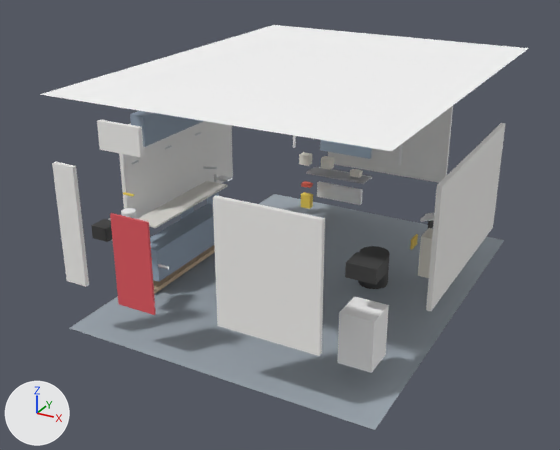
An edit to the Blender file blend/40aec5fffa.blend, drawn before and after from the same camera.
One viewpoint serves both versions: a 50 mm camera at (5.56, -5.32, 4.45) aimed at (1.56, 1.95, 0.82). Every picture has the same lights, and +X, +Y and +Z are marked at lower left. The older version comes first.

The first picture shows 'Ceiling', 'CounterBase', 'Door', 'Floor', 'FridgeCab', 'MicroOnTop', 'Pitcher', 'Trash', 'UpperCab', 'WallE', 'WallN', 'WallS_L', 'WallS_R', 'WallW', 'Window' and 18 more.
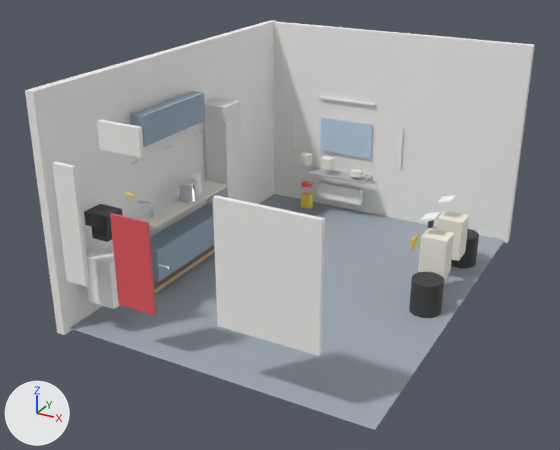
Commit message: Refine Blender scenes

Where the newer file only moved an object's origin or applied its transform, the numbers keep the older frame.

Location of each change, (x1, y1, x2, y2) in pixels of the pictures (560 x 450 px):
'WallN', rescaled: before (328, 106, 453, 183); after (274, 22, 535, 243)
'Ceiling', hidden: before (40, 25, 529, 151)
'WallW', rescaled: before (119, 121, 233, 219); after (25, 20, 276, 335)
'WallE', hidden: before (426, 123, 506, 311)
'FridgeCab', moved: before (337, 296, 389, 373); after (86, 244, 119, 309)
'Cube', added: after (204, 98, 243, 204)
'Trash', moved: before (358, 246, 390, 289); after (409, 272, 444, 318)
'MicroOnTop', moved: before (345, 252, 387, 285); after (84, 204, 123, 230)
'Trash.001', added: after (451, 229, 479, 268)
'KettleBody', moved (not visible before): after (178, 180, 196, 203)
'Pitcher', moved: before (121, 208, 137, 219); after (188, 174, 202, 195)
'Window', unchanged, uncovered by the edit: before (320, 140, 372, 159); after (320, 117, 373, 159)
'BinPapier', unchanged, uncovered by the edit: before (418, 228, 433, 278); after (418, 228, 454, 280)

Diff of the bpy script that builds the scene:
```diff
--- a/blend/40aec5fffa.blend.py
+++ b/blend/40aec5fffa.blend.py
@@ me_cube @@
 # used by ob_wallw; location = (0.0, 0.0, 0.0)
-me_cube.from_pydata(...)  # 8 vertices, 6 faces; spans x -0.08..-0.03, y 1.15..3.45, z 0.65..1.95
+me_cube.from_pydata(...)  # 8 vertices, 6 faces; spans x -0.1..0.0, y -0.08..4.68, z -0.05..2.65
+# me_cube part 1: the whole mesh is scaled about its middle by 2.07
 me_cube.materials.append(mat_wall)
@@ me_cube_001 @@
 # used by ob_walle; location = (0.0, 0.0, 0.0)
-me_cube_001.from_pydata(...)  # 8 vertices, 6 faces; spans x 3.62..3.68, y 1.15..3.45, z 0.65..1.95
+me_cube_001.from_pydata(...)  # 8 vertices, 6 faces; spans x 3.6..3.7, y 0.02..4.58, z 0.01..2.59
+# me_cube_001 part 2: the whole mesh is scaled about its middle by 1.98
 me_cube_001.materials.append(mat_wall)
@@ me_cube_002 @@
 # used by ob_walln; location = (0.0, 0.0, 0.0)
-me_cube_002.from_pydata(...)  # 8 vertices, 6 faces; spans x 0.9..2.7, y 4.62..4.68, z 0.65..1.95
+me_cube_002.from_pydata(...)  # 8 vertices, 6 faces; spans x -0.04..3.64, y 4.6..4.7, z -0.03..2.63
+# me_cube_002 part 3: the whole mesh is scaled about its middle by 2.05
 me_cube_002.materials.append(mat_wall)
@@ me_cube_037 @@
 # used by ob_fridgecab; location = (0.0, 0.0, 0.0)
-me_cube_037.from_pydata(...)  # 8 vertices, 6 faces; spans x 3.025..3.375, y 0.425..0.775, z 0.275..0.825
+me_cube_037.from_pydata(...)  # 8 vertices, 6 faces; spans x -0.175..0.175, y -0.175..0.175, z -0.275..0.275
+# me_cube_037 part 5: the whole mesh is moved by (-3.2, -0.6, -0.55)
 me_cube_037.materials.append(mat_white)
@@ me_cube_038 @@
 # used by ob_microontop; location = (0.0, 0.0, 0.0)
-me_cube_038.from_pydata(...)  # 8 vertices, 6 faces; spans x 3.05..3.35, y 0.475..0.725, z 1.175..1.325
+me_cube_038.from_pydata(...)  # 8 vertices, 6 faces; spans x -0.15..0.15, y -0.125..0.125, z -0.075..0.075
+# me_cube_038 part 4: the whole mesh is moved by (-3.2, -0.6, -1.25)
 me_cube_038.materials.append(mat_black)
@@ me_cube_045 @@
+me_cube_045.from_pydata(...)  # a box spanning x -0.17..0.17, y -0.18..0.18, z -0.94..0.94
@@ me_cylinder_014 @@
+me_cylinder_014.from_pydata(...)  # a 32-sided cylinder along z spanning x -0.18..0.18, y -0.18..0.18, z -0.2..0.2
+me_cylinder_014.materials.append(mat_black)  # dark grey #3f3f3f
@@ ob_ceiling @@
 ob_ceiling.location = (0.0, 0.0, 0.0)
+ob_ceiling.hide_set(True)
@@ ob_walle @@
 ob_walle.location = (0.0, 0.0, 0.0)
+ob_walle.hide_set(True)
@@ ob_kettlebody @@
 ob_kettlebody = bpy.data.objects.new('KettleBody', me_cylinder_009)
-ob_kettlebody.location = (0.3, 0.6, 1.02)
+ob_kettlebody.location = (0.3, 1.89, 1.02)
@@ ob_pitcher @@
 ob_pitcher = bpy.data.objects.new('Pitcher', me_cylinder_010)
-ob_pitcher.location = (0.25, 0.85, 1.02)
+ob_pitcher.location = (0.25, 2.14, 1.02)
@@ ob_fridgecab @@
 ob_fridgecab = bpy.data.objects.new('FridgeCab', me_cube_037)
-ob_fridgecab.location = (0.0, 0.0, 0.0)
+ob_fridgecab.location = (0.32, 0.37, 0.55)
@@ ob_microontop @@
 ob_microontop = bpy.data.objects.new('MicroOnTop', me_cube_038)
-ob_microontop.location = (0.0, 0.0, 0.0)
+ob_microontop.location = (0.32, 0.37, 1.25)
@@ ob_trash @@
 ob_trash = bpy.data.objects.new('Trash', me_cylinder_011)
-ob_trash.location = (2.5, 2.6, 0.2)
+ob_trash.location = (3.28, 2.25, 0.2)
@@ ob_cube @@
+ob_cube = bpy.data.objects.new('Cube', me_cube_045)
+ob_cube.location = (0.2, 2.89, 0.94)
@@ ob_trash_001 @@
+ob_trash_001 = bpy.data.objects.new('Trash.001', me_cylinder_014)
+ob_trash_001.location = (3.28, 3.66, 0.2)
```
